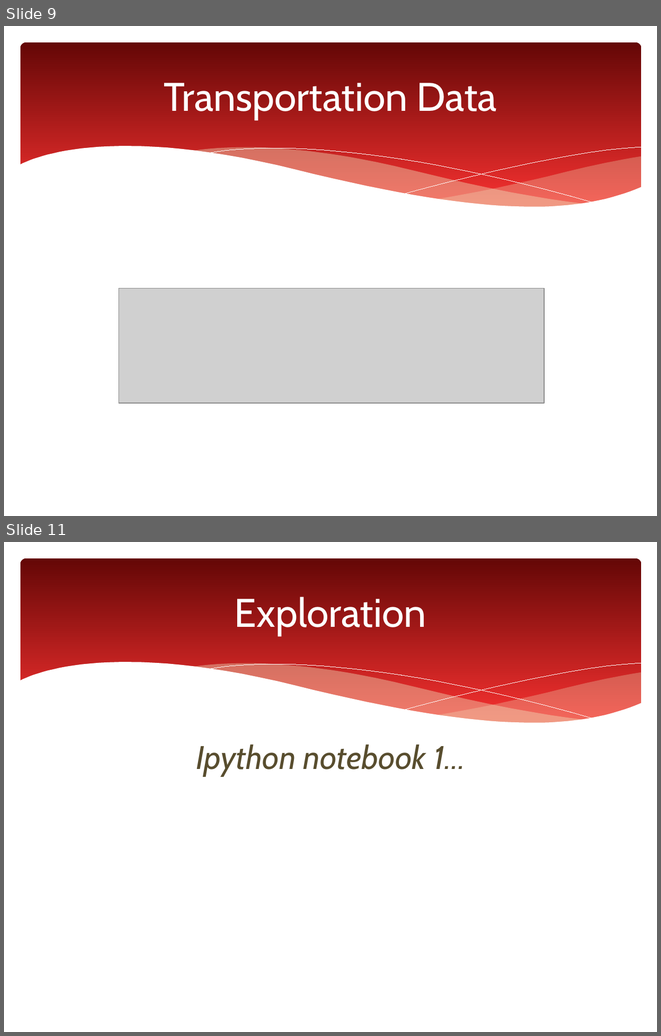
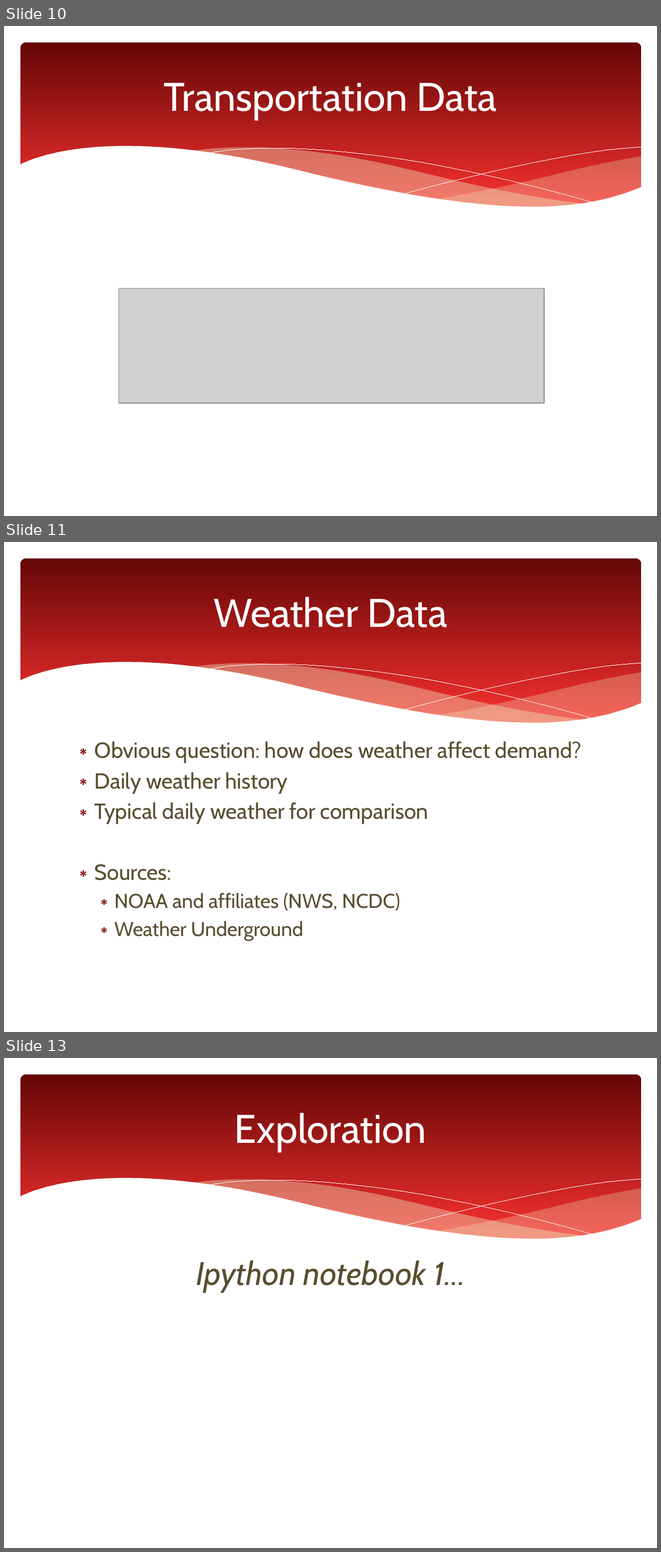
Before and after one commit to azampagl/harvard-capstone, a slide deck: docs/presentations/eval01/mbta-capstone_eval01.pptx. Shown one above the other, each under a label of ours: slides 9 and 11 before the commit, slides 10, 11 and 13 after it; the slides between them are not shown. The pictures are 661x1036 and 661x1552 pixels, drawn with LibreOffice and Linux fonts; fonts in the diff are those of the drawing; grey boxes stand for pictures. Boxes give left, top, right and bottom in pixels: in the first picture for what was removed or moved away, otherwise in the second. Text is boxed around its words. In the diff, an @@ line names an element or a change of style, - is before the commit and + after.

Commit message:
Added additional data information, weather details

```diff
--- a/docs/presentations/eval01/mbta-capstone_eval01.pptx
+++ b/docs/presentations/eval01/mbta-capstone_eval01.pptx
@@ slide 11 added at box(4, 542, 657, 1032), background #FFFFFF; not listed: 6 template elements that a slide beside it also shows @@
@@ title added at box(213, 597, 447, 627), 44 pt, text #FFFFFF @@
+Weather Data
@@ text added at box(95, 741, 581, 941), 24 pt, text #584D2E @@
+∗ Obvious question: how does weather affect demand?
+∗ Daily weather history
+∗ Typical daily weather for comparison
+∗ Sources:
+  ∗ NOAA and affiliates (NWS, NCDC)
+  ∗ Weather Underground
@@ what was slide 9 is now slide 10 @@
@@ what was slide 11 is now slide 13 @@
```
Also in this commit, not shown: 1 slide changed, 2 other slides added, 1 slide removed.
